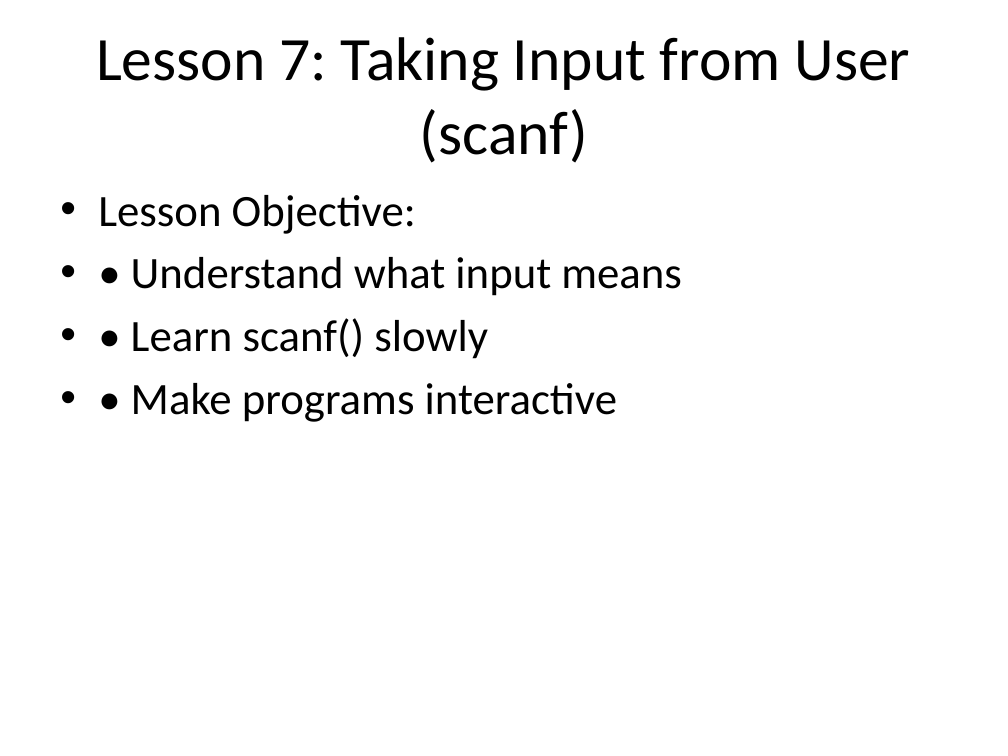
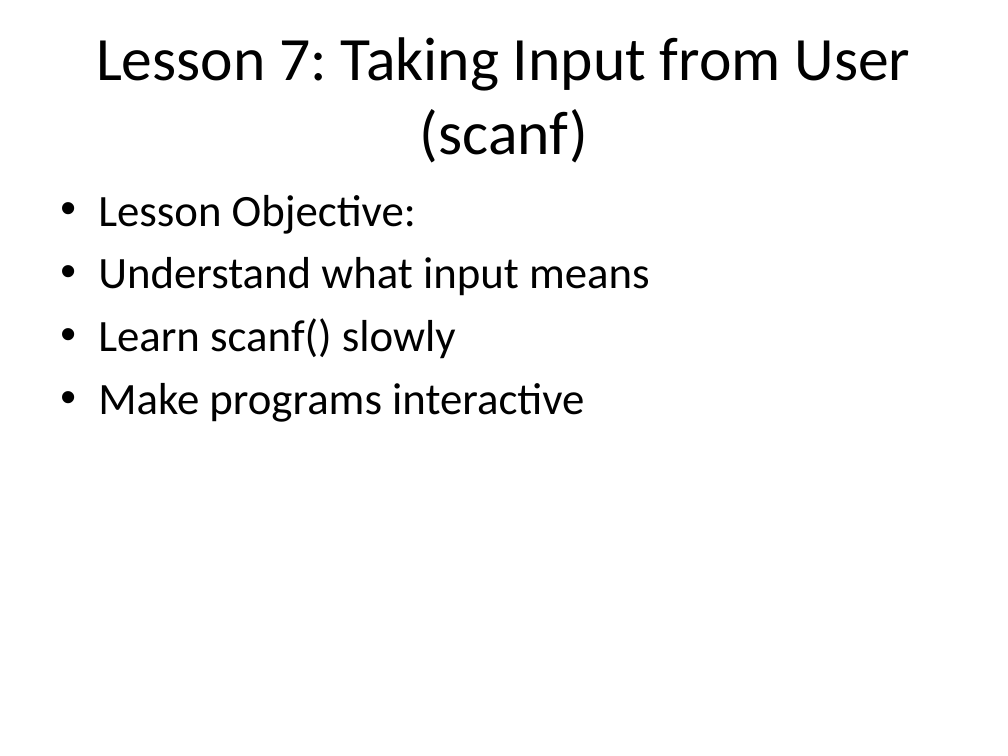
Before and after one commit to nagendra571/C, a slide deck: slide 1 of C Class/docs/Level_1__Lesson_7_scanf_Input.pptx. Drawn at 1008x756 pixels with LibreOffice and Linux fonts; fonts in the diff are those of the drawing. Boxes give left, top, right and bottom in pixels: in the first picture for what was removed or moved away, otherwise in the second. Text is boxed around its words. In the diff, an @@ line names an element or a change of style, - is before the commit and + after.

Commit message:
scanf

```diff
--- a/C Class/docs/Level_1__Lesson_7_scanf_Input.pptx
+++ b/C Class/docs/Level_1__Lesson_7_scanf_Input.pptx
@@ text at bbox=[98, 257, 650, 422]: text changed @@
-• • Understand what input means
-• • Learn scanf() slowly
-• • Make programs interactive
+• Understand what input means
+• Learn scanf() slowly
+• Make programs interactive
```
Also in this commit, not shown: 7 other slides changed, 3 other files.
